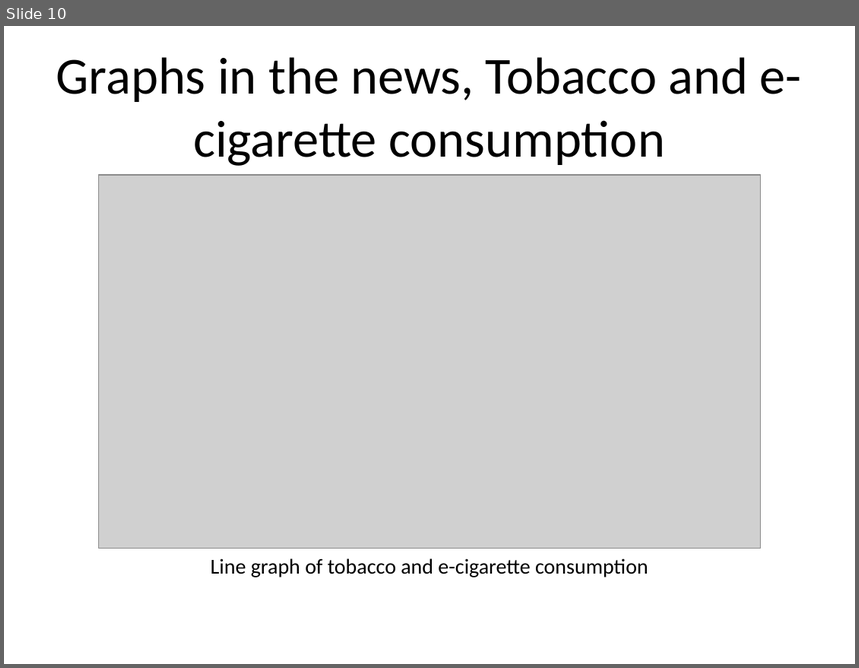
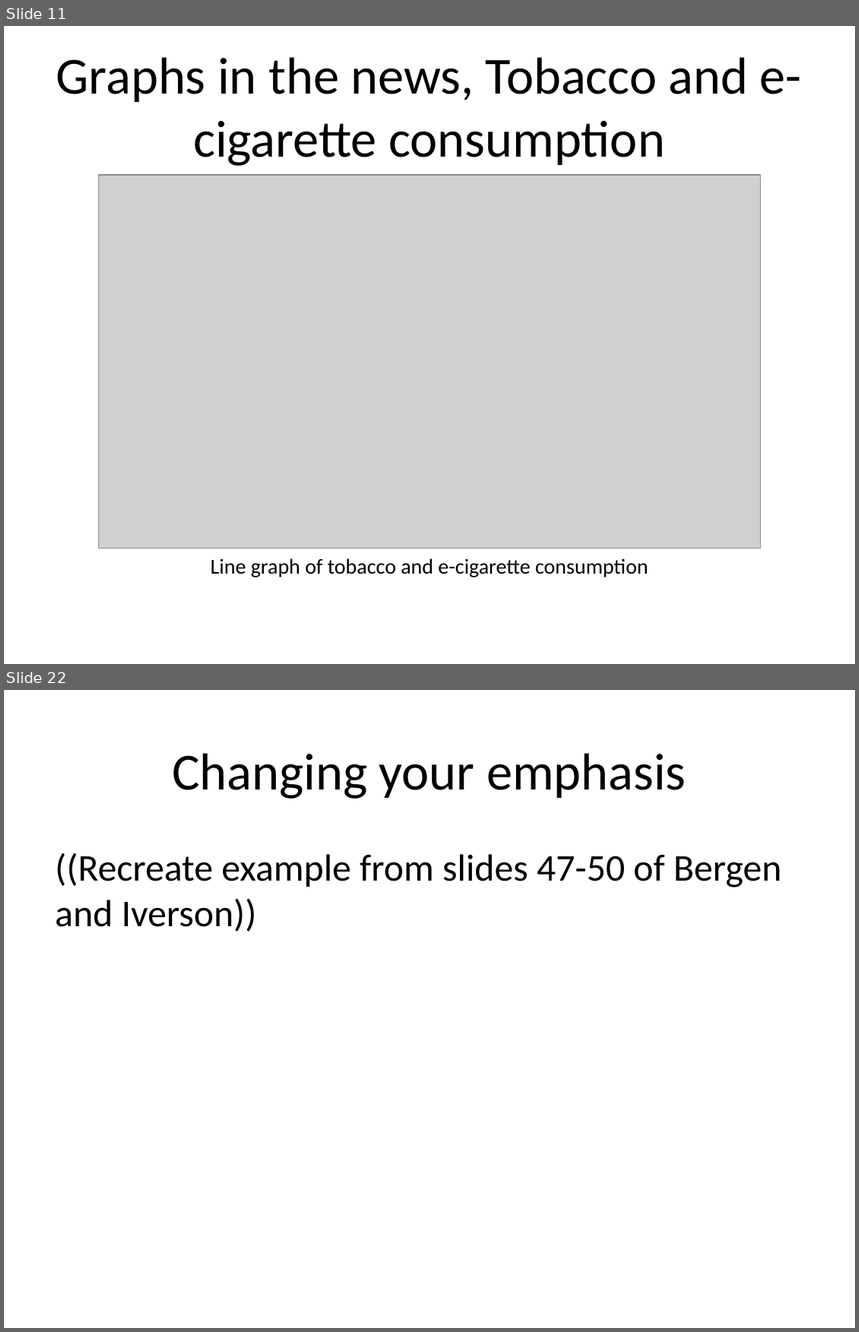
Before and after one commit to pmean/data-visualization, a slide deck: data-viz-03/src/complete-lecture.pptx. Shown one above the other, each under a label of ours: slide 10 before the commit, slides 11 and 22 after it; the slides between them are not shown. The pictures are 859x668 and 859x1332 pixels, drawn with LibreOffice and Linux fonts; fonts in the diff are those of the drawing; grey boxes stand for pictures. Boxes give left, top, right and bottom in pixels: in the first picture for what was removed or moved away, otherwise in the second. Text is boxed around its words. In the diff, an @@ line names an element or a change of style, - is before the commit and + after.

```diff
--- a/data-viz-03/src/complete-lecture.pptx
+++ b/data-viz-03/src/complete-lecture.pptx
@@ slide 22 added at <box>4,690,855,1328</box>, background #FFFFFF @@
@@ title added at <box>172,753,686,799</box>, 44 pt, text #000000 @@
+Changing your emphasis
@@ text added at <box>55,853,781,932</box>, 32 pt, text #000000 @@
+((Recreate example from slides 47-50 of Bergen and Iverson))
@@ what was slide 10 is now slide 11 @@
```
Also in this commit, not shown: 1 slide changed, 36 other slides added, 28 other files.
